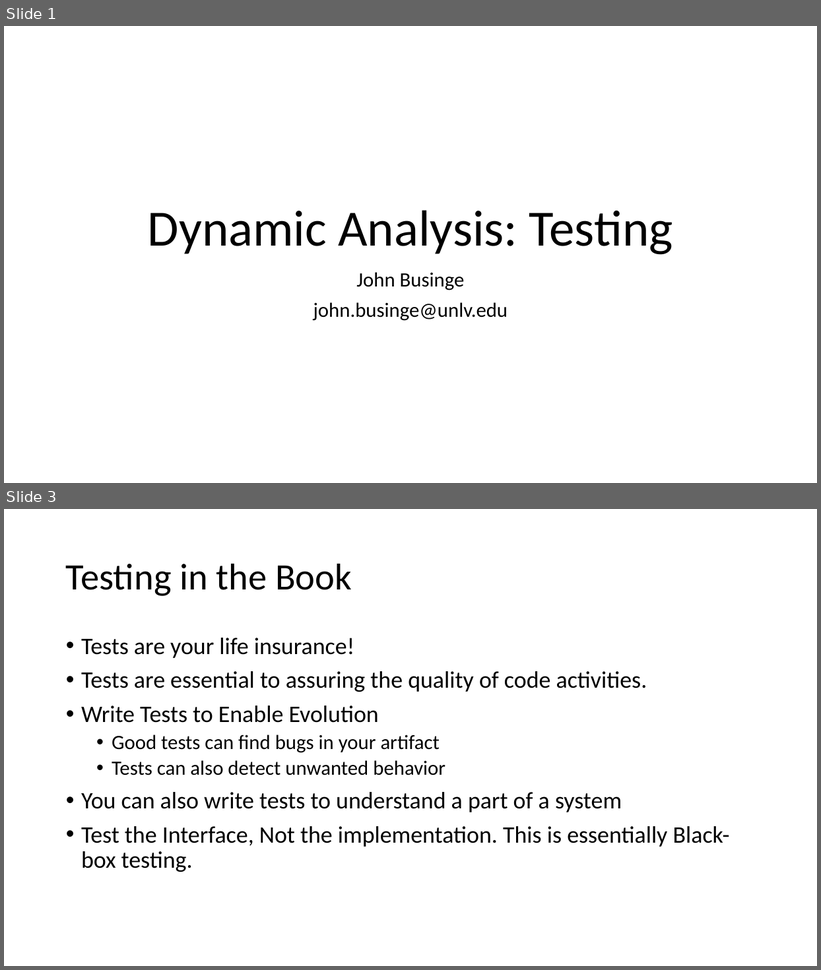
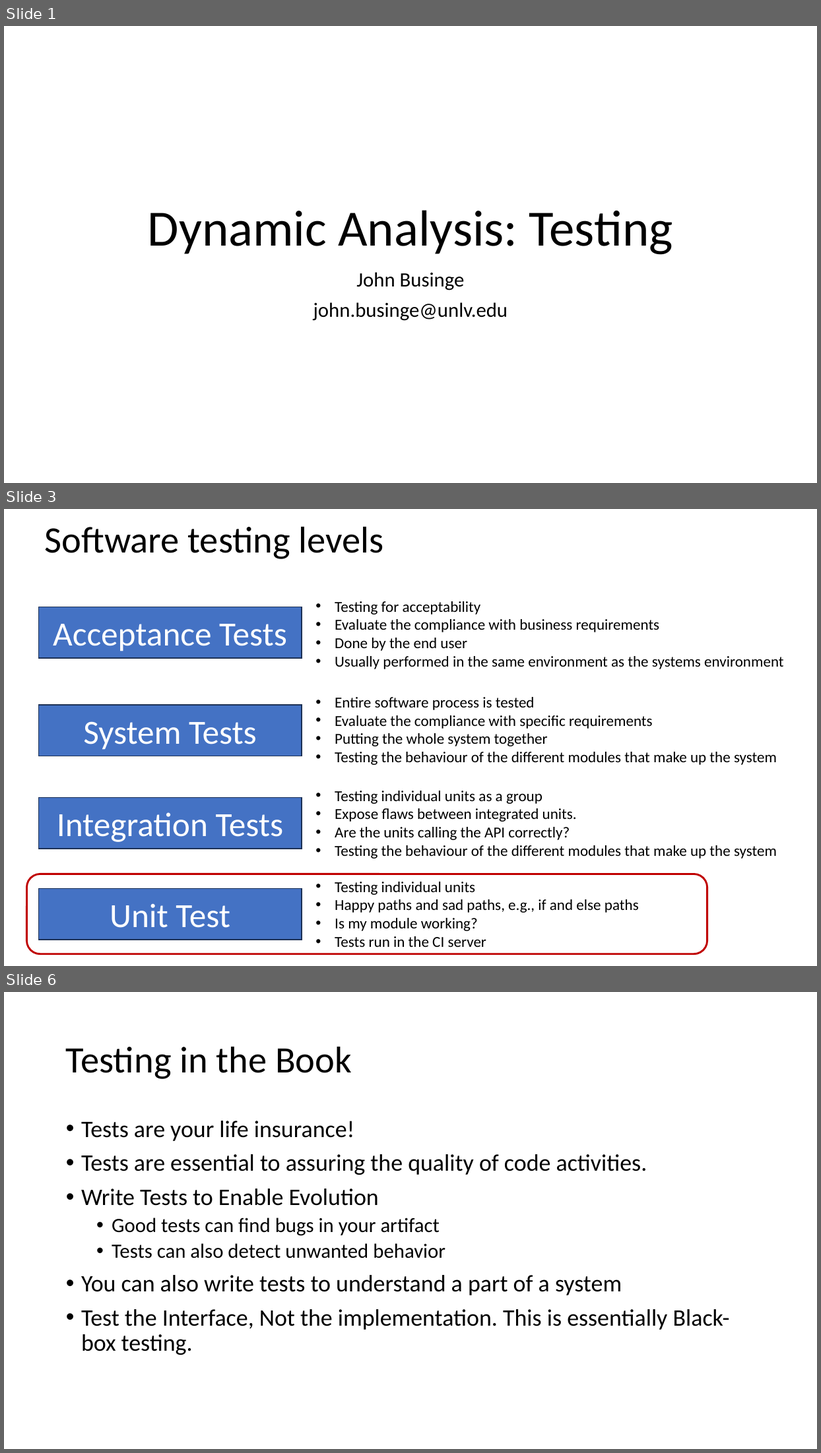
Before and after one commit to johnxu21/johnxu21.github.io, a slide deck: teaching/CS472-Spring2023/Timetable/Testing.pptx. Shown one above the other, each under a label of ours: slides 1 and 3 before the commit, slides 1, 3 and 6 after it; the slides between them are not shown. The pictures are 821x970 and 821x1453 pixels, drawn with LibreOffice and Linux fonts; fonts in the diff are those of the drawing. Boxes give left, top, right and bottom in pixels: in the first picture for what was removed or moved away, otherwise in the second. Text is boxed around its words. In the diff, an @@ line names an element or a change of style, - is before the commit and + after.

Commit message:
testing

```diff
--- a/teaching/CS472-Spring2023/Timetable/Testing.pptx
+++ b/teaching/CS472-Spring2023/Timetable/Testing.pptx
@@ slide 3 added at (4, 509, 817, 966), background #FFFFFF @@
@@ title added at (45, 526, 384, 559), 44 pt, text #000000 @@
+Software testing levels
@@ rectangle added at (39, 607, 302, 658), fill #4472C4, outline #1E3256 1 pt, 40 pt, text #FFFFFF @@
+Acceptance Tests
@@ text added at (335, 601, 783, 669), 18 pt, text #000000 @@
+• Testing for acceptability
+• Evaluate the compliance with business requirements
+• Done by the end user
+• Usually performed in the same environment as the systems environment
@@ rectangle added at (39, 705, 302, 756), fill #4472C4, outline #1E3256 1 pt, 40 pt, text #FFFFFF @@
+System Tests
@@ text added at (335, 697, 777, 765), 18 pt, text #000000 @@
+• Entire software process is tested
+• Evaluate the compliance with specific requirements
+• Putting the whole system together
+• Testing the behaviour of the different modules that make up the system
@@ rectangle added at (39, 797, 302, 849), fill #4472C4, outline #1E3256 1 pt, 40 pt, text #FFFFFF @@
+Integration Tests
@@ text added at (335, 791, 777, 859), 18 pt, text #000000 @@
+• Testing individual units as a group
+• Expose flaws between integrated units.
+• Are the units calling the API correctly?
+• Testing the behaviour of the different modules that make up the system
@@ rounded rectangle added at (26, 875, 708, 955), outline #C00000 2.25 pt @@
@@ text added at (335, 882, 639, 947), 18 pt, text #000000 @@
+• Testing individual units
+• Happy paths and sad paths, e.g., if and else paths
+• Is my module working?
+• Tests run in the CI server
@@ rectangle added at (39, 889, 302, 940), fill #4472C4, outline #1E3256 1 pt, 40 pt, text #FFFFFF @@
+Unit Test
@@ what was slide 3 is now slide 6 @@
```
Also in this commit, not shown: 1 slide changed, 13 other slides added, 1 slide removed, 3 other files.
